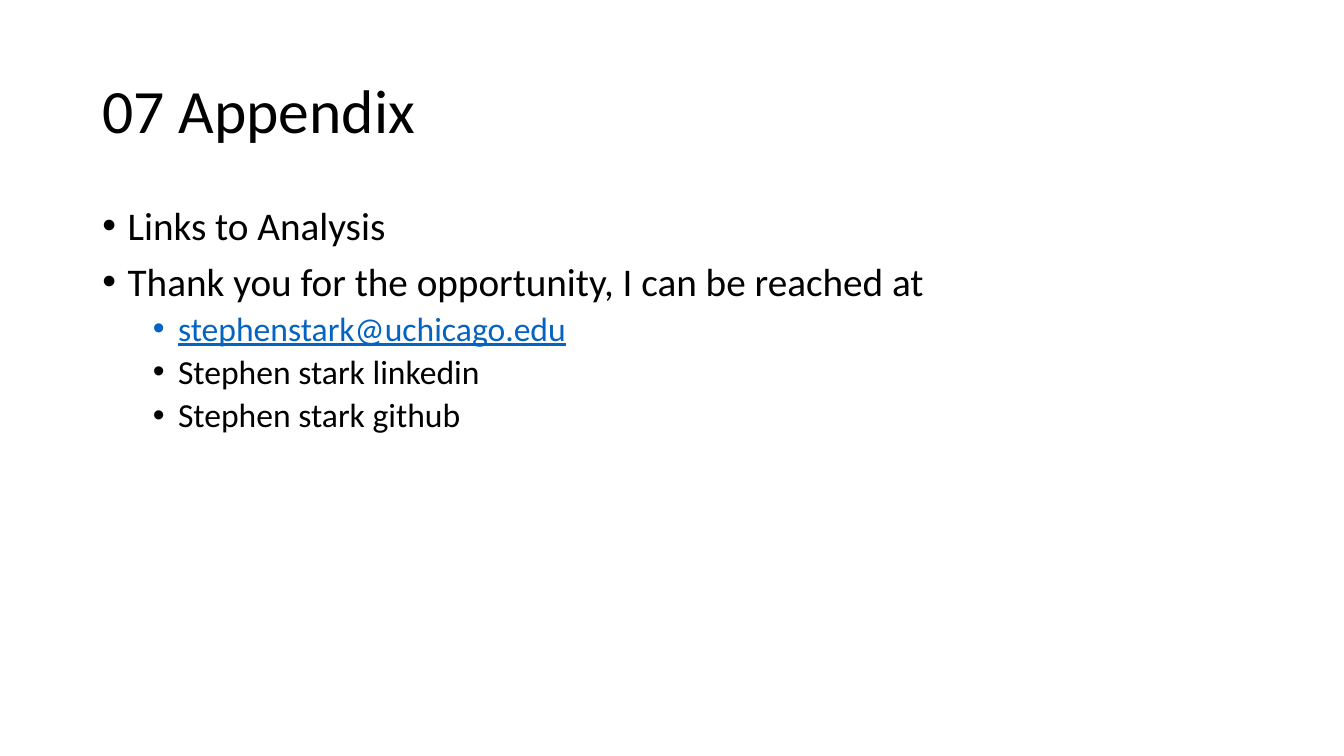
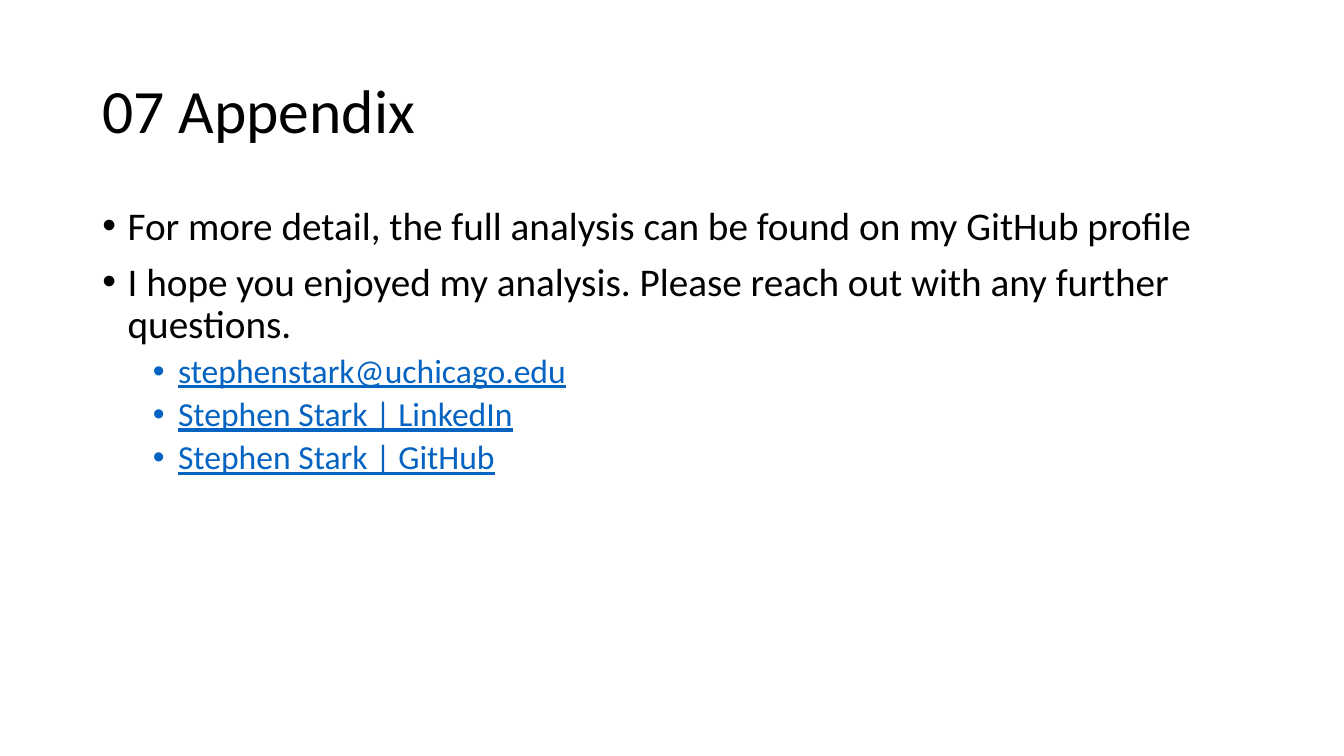
Before and after one commit to sstarkjr/PM_MarketAnalysis, a slide deck: slide 16 of Stephen_Stark_Analysis.pptx (slide 20 before the commit). Drawn at 1344x756 pixels with LibreOffice and Linux fonts; fonts in the diff are those of the drawing. Boxes give left, top, right and bottom in pixels: in the first picture for what was removed or moved away, otherwise in the second. Text is boxed around its words. In the diff, an @@ line names an element or a change of style, - is before the commit and + after.

```diff
--- a/Stephen_Stark_Analysis.pptx
+++ b/Stephen_Stark_Analysis.pptx
@@ text at bbox=[128, 212, 1190, 345]: text changed @@
-• Links to Analysis
-• Thank you for the opportunity, I can be reached at
+• For more detail, the full analysis can be found on my GitHub profile
+• I hope you enjoyed my analysis. Please reach out with any further questions.
@@ text at bbox=[178, 402, 512, 475]: text changed; text colour #000000 to #0563C1 @@
-  • Stephen stark linkedin
-  • Stephen stark github
+  • Stephen Stark | LinkedIn
+  • Stephen Stark | GitHub
```
Also in this commit, not shown: 12 other slides changed, 2 slides added, 2 slides removed, 1 other file.
